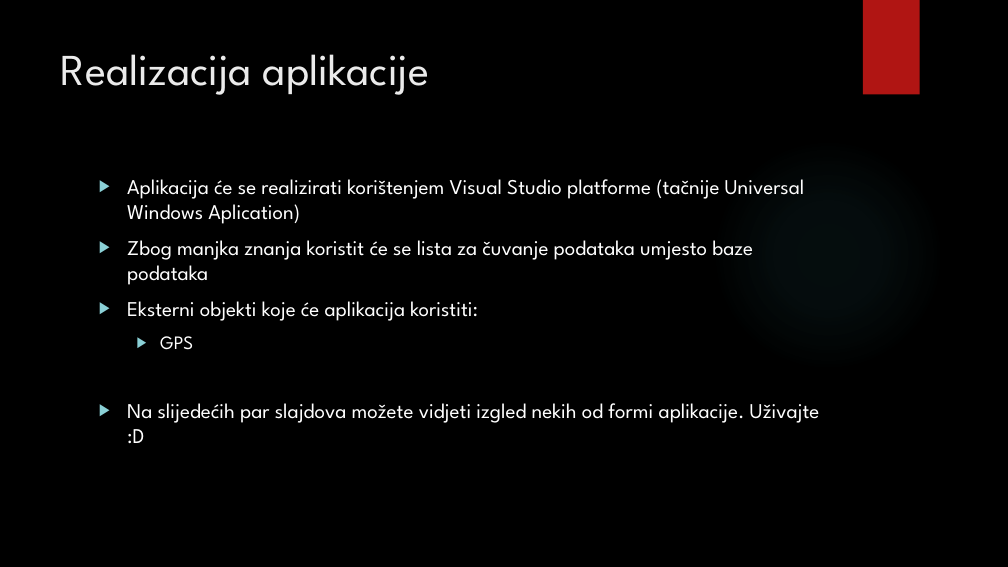
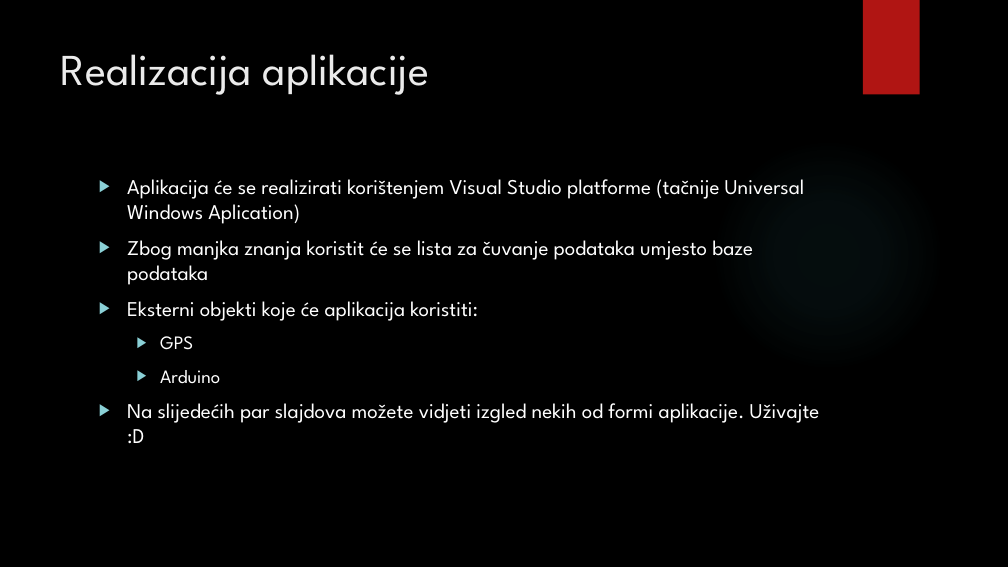
Before and after one commit to ooad-2015-2016/Brat-741, a slide deck: slide 24 of Špijunska agencija.pptx. Drawn at 1008x567 pixels with LibreOffice and Linux fonts; fonts in the diff are those of the drawing; background and template pictures are left out. Boxes give left, top, right and bottom in pixels: in the first picture for what was removed or moved away, otherwise in the second. Text is boxed around its words. In the diff, an @@ line names an element or a change of style, - is before the commit and + after.

Commit message:
Dodan Arduino kao eksterni uređaj u prezentaciju i .pdf

```diff
--- a/Špijunska agencija.pptx
+++ b/Špijunska agencija.pptx
@@ text at bbox=[160, 370, 220, 384]: paragraph added @@
+  ▶ Arduino
```
Also in this commit, not shown: 1 other file.
